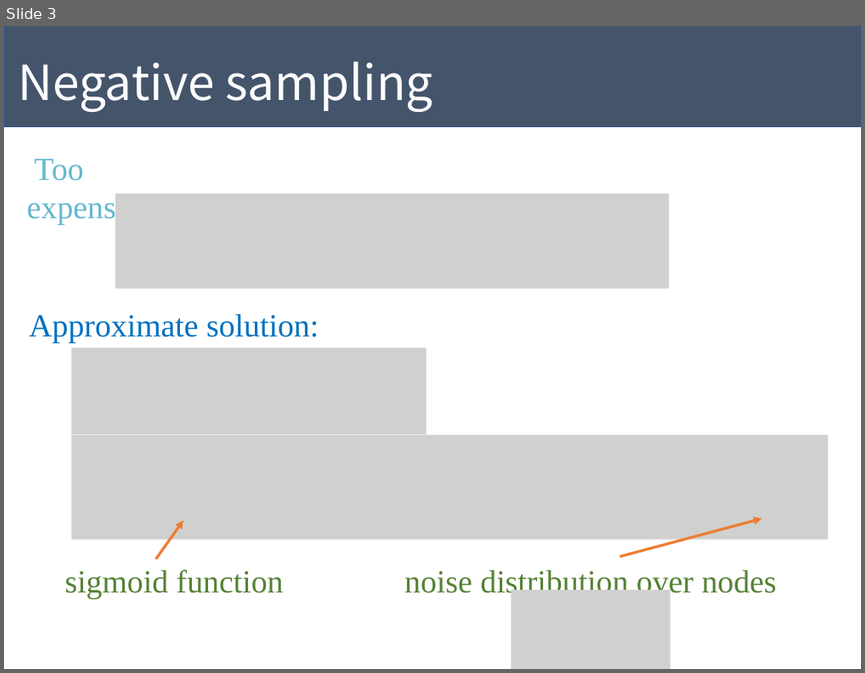
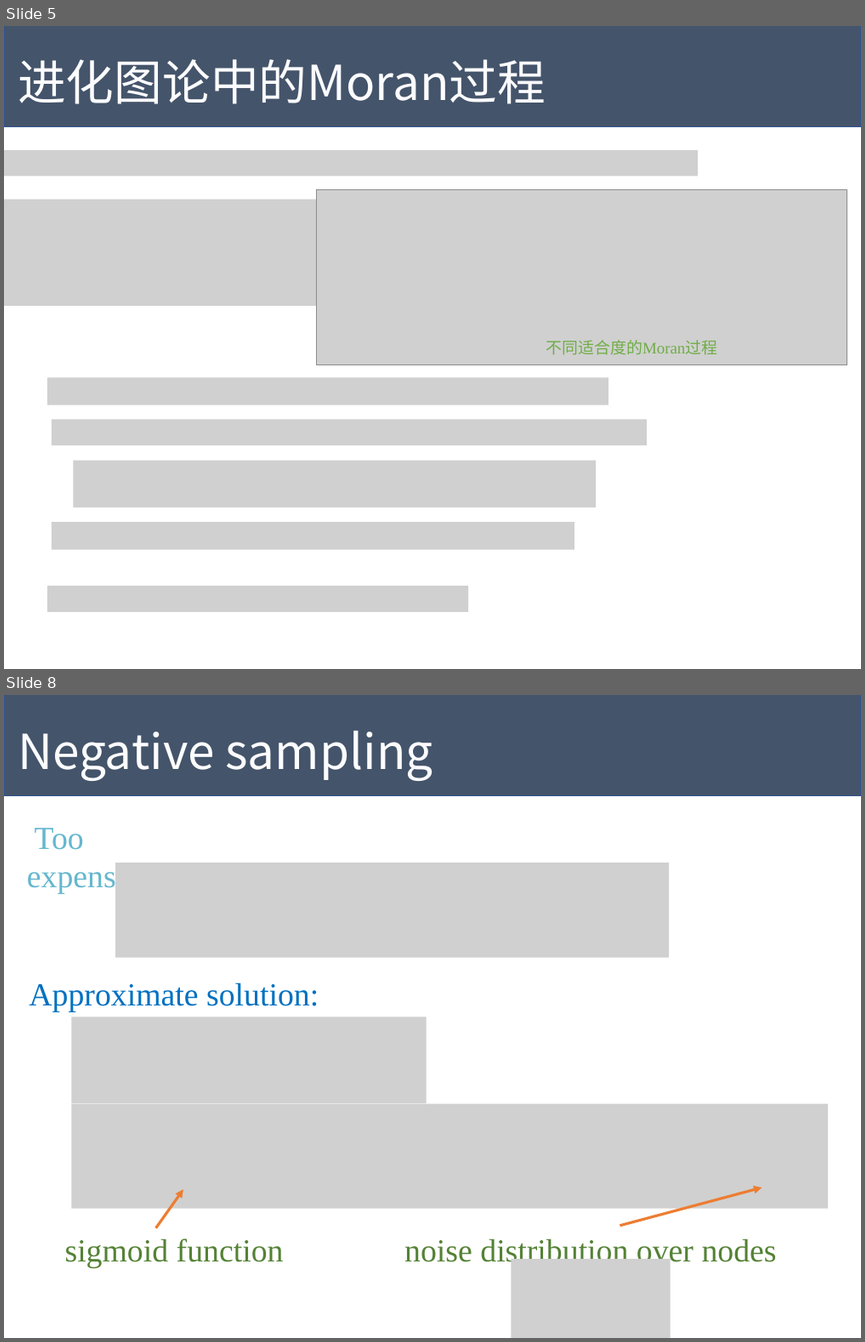
Before and after one commit to Tigerrr07/GNN-tiger, a slide deck: dynamics/pre.pptx. Shown one above the other, each under a label of ours: slide 3 before the commit, slides 5 and 8 after it; the slides between them are not shown. The pictures are 865x673 and 865x1342 pixels, drawn with LibreOffice and Linux fonts; fonts in the diff are those of the drawing; grey boxes stand for pictures. Boxes give left, top, right and bottom in pixels: in the first picture for what was removed or moved away, otherwise in the second. Text is boxed around its words. In the diff, an @@ line names an element or a change of style, - is before the commit and + after.

```diff
--- a/dynamics/pre.pptx
+++ b/dynamics/pre.pptx
@@ slide 5 added at (4,26,861,669), background #FFFFFF @@
@@ rectangle added at (4,26,861,127), fill #44546A, outline #325491 1 pt @@
@@ text added at (18,59,545,104), 54 pt, text #FCFCFF @@
+进化图论中的Moran过程
@@ picture added at (4,150,698,176) @@
@@ picture added at (4,199,336,306) @@
@@ picture added at (317,190,846,365) @@
@@ text added at (546,340,718,355), 18 pt, text #70AD47 @@
+不同适合度的Moran过程
@@ picture added at (47,378,608,405) @@
@@ picture added at (52,420,647,445) @@
@@ picture added at (74,460,596,507) @@
@@ picture added at (52,522,574,550) @@
@@ picture added at (47,586,468,612) @@
@@ what was slide 3 is now slide 8 @@
```
Also in this commit, not shown: 2 slides changed, 4 other slides added, 2 other files.
